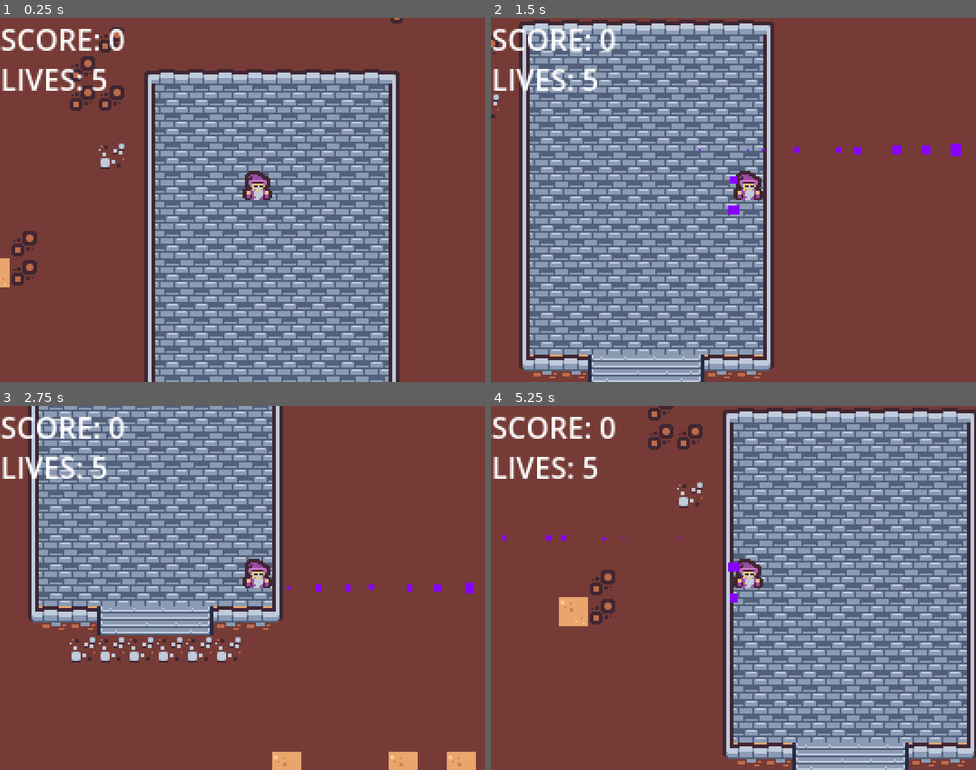
Above: before the commit, frames 1-4 (two rows, left to right).
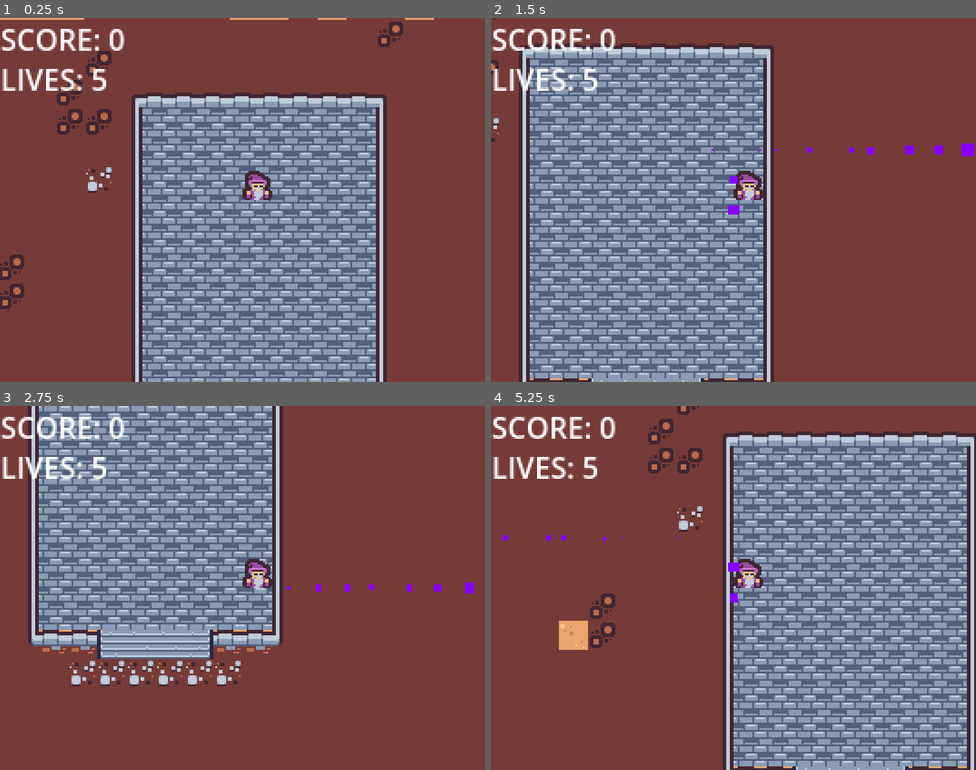
Above: after the commit, the same moments.

Repository: patricks0510/DungeonFour
Game: Godot game, scene res://scenes/level.tscn
Same seed, same stepped clock (60 frames per second), same inputs: the game is played once before the commit and once after it.
Inputs:
- Up to frame 1 (0.25 s): no input
- Up to frame 2 (1.5 s): tap Enter at 0.5 s; hold D (right) 0.53-1.28 s; tap Space (space) at 0.6, 1.35 s; hold S (down) from 1.28 s (still down)
- Up to frame 3 (2.75 s): release S (down) at 2.03 s; hold D (right) from 2.03 s (still down); tap Space (space) at 2.1 s
- Up to frame 4 (5.25 s): release D (right) at 2.78 s; hold W (up) 2.78-3.53 s; tap Space (space) every 0.75 s from 2.85 to 5.1 s; hold A (left) 3.53-5.03 s; hold S (down) from 5.03 s (still down)

The runs differ from the first frame. In frame 1, 38% of the frame differs, in the area x 0-90%, y 0-100%; in frame 2, 34%; in frame 3, 24%; in frame 4, 36%.
Error before the commit: Invalid call. Nonexistent function 'spawn_enemy' in base 'Node'. (res://scripts/level.gd:22)

Commit message:
enemies hurt me and die when i shoot them

Diff:
--- a/scenes/enemy.tscn
+++ b/scenes/enemy.tscn
@@ -25,3 +25,4 @@
 shape = SubResource("CapsuleShape2D_hhht7")
 
 [connection signal="area_entered" from="Ghost" to="." method="_on_ghost_area_entered"]
+[connection signal="body_entered" from="Ghost" to="." method="_on_ghost_body_entered"]
--- a/scenes/enemy_spawner.tscn
+++ b/scenes/enemy_spawner.tscn
@@ -4,3 +4,31 @@
 
 [node name="EnemySpawner" type="Node2D"]
 script = ExtResource("1_rqx4q")
+
+[node name="SpawnPoints" type="Node2D" parent="."]
+
+[node name="SpawnPoint1" type="Marker2D" parent="SpawnPoints"]
+position = Vector2(260, 170)
+gizmo_extents = 56.5
+
+[node name="SpawnPoint2" type="Marker2D" parent="SpawnPoints"]
+position = Vector2(174, 272)
+gizmo_extents = 56.5
+
+[node name="SpawnPoint3" type="Marker2D" parent="SpawnPoints"]
+position = Vector2(378, 245)
+gizmo_extents = 56.5
+
+[node name="SpawnPoint4" type="Marker2D" parent="SpawnPoints"]
+position = Vector2(406, 382)
+gizmo_extents = 56.5
+
+[node name="SpawnPoint5" type="Marker2D" parent="SpawnPoints"]
+position = Vector2(281, 425)
+gizmo_extents = 56.5
+
+[node name="Timer" type="Timer" parent="."]
+wait_time = 3.0
+autostart = true
+
+[connection signal="timeout" from="Timer" to="." method="_on_timer_timeout"]
--- a/scenes/level.tscn
+++ b/scenes/level.tscn
@@ -5,15 +5,19 @@
 [ext_resource type="PackedScene" uid="uid://cw4tfg8i4020c" path="res://scenes/player.tscn" id="2_nmkpy"]
 [ext_resource type="PackedScene" uid="uid://b1bf17wawlt4w" path="res://scenes/bg.tscn" id="3_v7wau"]
 [ext_resource type="PackedScene" uid="uid://cp6fry5x846ou" path="res://scenes/tile_map.tscn" id="4_t52bh"]
-[ext_resource type="Script" path="res://scripts/EnemySpawner.gd" id="6_mosj1"]
+[ext_resource type="PackedScene" uid="uid://by2bmwonvrgid" path="res://scenes/enemy_spawner.tscn" id="6_41pr2"]
 
 [node name="Level" type="Node2D"]
-position = Vector2(226, 219)
 script = ExtResource("1_xveov")
 
 [node name="UI" type="CanvasLayer" parent="."]
 
 [node name="HUD" parent="UI" instance=ExtResource("2_68qjm")]
+anchors_preset = 0
+anchor_right = 0.0
+anchor_bottom = 0.0
+grow_horizontal = 1
+grow_vertical = 1
 
 [node name="BG" parent="." instance=ExtResource("3_v7wau")]
 
@@ -21,7 +25,9 @@
 layer_0/tile_data = PackedInt32Array(589838, 65536, 1, 655374, 65536, 1, 720910, 65536, 1, 786446, 65536, 1, 851982, 65 …(32842 unchanged characters)…
 
 [node name="Player" parent="." instance=ExtResource("2_nmkpy")]
-position = Vector2(288, 192)
+position = Vector2(295, 179)
 
-[node name="EnemySpawner" type="Node" parent="."]
-script = ExtResource("6_mosj1")
+[node name="EnemySpawner" parent="." instance=ExtResource("6_41pr2")]
+
+[connection signal="took_damage" from="Player" to="." method="_on_player_took_damage"]
+[connection signal="enemy_spawned" from="EnemySpawner" to="." method="_on_enemy_spawner_enemy_spawned"]
--- a/scenes/player.tscn
+++ b/scenes/player.tscn
@@ -8,6 +8,7 @@
 
 [node name="Player" type="CharacterBody2D"]
 collision_layer = 2
+collision_mask = 5
 script = ExtResource("1_f8f4b")
 
 [node name="Sprite2D" type="Sprite2D" parent="."]
@@ -21,12 +22,4 @@
 position = Vector2(8, -8)
 shape = SubResource("RectangleShape2D_tlh2j")
 
-[node name="Area2D" type="Area2D" parent="."]
-collision_layer = 2
-collision_mask = 5
-
-[node name="CheckOverlapShape" type="CollisionShape2D" parent="Area2D"]
-position = Vector2(8, -8)
-shape = SubResource("RectangleShape2D_tlh2j")
-
 [node name="Camera2D" type="Camera2D" parent="."]
--- a/scripts/EnemySpawner.gd
+++ b/scripts/EnemySpawner.gd
@@ -1,17 +1,20 @@
 extends Node2D
 
+signal enemy_spawned(enemy_instance)
+
 var enemy = preload("res://scenes/enemy.tscn")
-var seconds_lapsed
 
-# Called when the node enters the scene tree for the first time.
-func _ready():
-	pass # Replace with function body.
+@onready var spawnPoints = $SpawnPoints
+
+func spawn_enemy():
+	var spawn_pos_arr = spawnPoints.get_children()
+	var random_spawn_pos = spawn_pos_arr.pick_random()
+
+	var enemy_instance = enemy.instantiate()
+	enemy_instance.global_position = random_spawn_pos.global_position
+	print(enemy_instance.global_position)
+	emit_signal("enemy_spawned", enemy_instance)
 
 
-# Called every frame. 'delta' is the elapsed time since the previous frame.
-func _process(delta):
-	pass
-
-func spawn_enemy():
-	var newEnemy = enemy.instantiate()
-	add_child(newEnemy)
+func _on_timer_timeout():
+	spawn_enemy()
--- a/scripts/enemy.gd
+++ b/scripts/enemy.gd
@@ -2,20 +2,27 @@
 
 signal died
 
+@export var speed = 1
+
 # Called when the node enters the scene tree for the first time.
 func _ready():
-	randomize()
-	global_position = Vector2(randi_range(-250,250),randi_range(-250,250))
 	pass # Replace with function body.
 
 
 # Called every frame. 'delta' is the elapsed time since the previous frame.
-func _process(delta):
-	pass
+func _physics_process(delta):
+	global_position = global_position+Vector2(randi_range(-speed,speed),randi_range(-speed,speed))
 
 
 func _on_ghost_area_entered(area):
 	#bit mask value for collision laye
-	if(area.get_collision_layer() == 8):
-		emit_signal("died")
-		queue_free()
+	match area.get_collision_layer():
+		8:
+			emit_signal("died")
+			queue_free()
+
+
+func _on_ghost_body_entered(body):
+	match body.name:
+		"Player":
+			body.take_damage()
--- a/scripts/level.gd
+++ b/scripts/level.gd
@@ -14,12 +14,10 @@
 	hud.set_score_label(score)
 	hud.set_lives_label(lives)
 
-
 # Called every frame. 'delta' is the elapsed time since the previous frame.
 func _process(delta):
 	if Input.is_action_just_pressed("space"):
 		shoot_missile()
-	enemySpawner.spawn_enemy()
 
 func shoot_missile():
 	var newMissile = magicMissile.instantiate()
@@ -27,7 +25,15 @@
 	newMissile.global_position = player.global_position
 	newMissile.direction = player.facingDirection
 
-
 func _on_enemy_died():
 	score += 100
 	hud.set_score_label(score)
+
+func _on_enemy_spawner_enemy_spawned(enemy_instance):
+	enemy_instance.connect("died", _on_enemy_died)
+	add_child(enemy_instance)
+
+
+func _on_player_took_damage():
+	lives -= 1
+	hud.set_lives_label(lives)
--- a/scripts/player.gd
+++ b/scripts/player.gd
@@ -1,4 +1,6 @@
 extends CharacterBody2D
+
+signal took_damage
 
 @export var speed = 128
 
@@ -16,3 +18,6 @@
 		facingDirection = direction2d
 	velocity = direction2d*speed*delta
 	move_and_slide()
+
+func take_damage():
+	emit_signal("took_damage")
